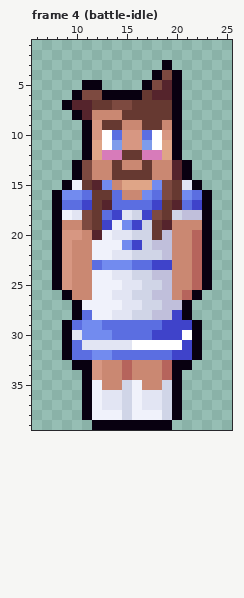
File history of a pixel-art file, Assets/Game/Art/Aseprite/Characters/H-bomb.aseprite. That is the earlier state.
40x40 pixels, 5 frames. Colours within 5 levels of each other are drawn and written as one. Shown: frame 4 (battle-idle): x 6..25, y 1..39. The commit also changed other frames, which this record leaves out.
After the commit:
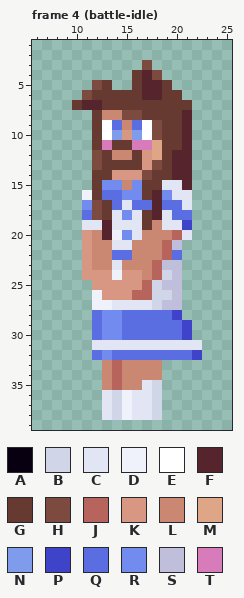
Palette (. is transparent): A #080010  B #d0d5e7  C #e2e5f3  D #f0f2fb  E #ffffff  F #55242c  G #663931  H #7d4a40  J #b6645c  K #d79782  L #ca8872  M #dfa587  N #7e9ceb  P #3f43ca  Q #5b6ee1  R #728bef  S #c0bfdb  T #d77bba
The author wrote: updated hbomb idle battle sprite
The edit:
Changed rows in their new state; - is an unchanged pixel.
Frame 4 (battle-idle):
first column x 8:
 3 ---------H-.----
 4 --------GFH..---
 5 ---.HG--GFFG.---
 6 --.-GGGGGF-GG---
 7 -.G-F-GG----GG--
 8 --..G--HH---GF--
 9 ---.GEQ-QEHGGF--
10 ---.G-N-NEHGGF--
11 ---.GTGGTTMGGF--
12 ---.HGLL-KMGFF--
13 --..HG-GGKHG-F--
14 --..GGKKKHGG-F--
15 -...G-RLRGGCCF.-
16 ...D-Q-RRGFRCC..
17 ...RHG-C--FQQC..
18 ...QHGCRCGFCQQ..
19 ...CCFCCCGLCCP..
20 ...KLFDRCLLLJC..
21 ...KLLCCLLLJS...
22 ...KLLQQLLLJQ...
23 ...KLLCLLLJSS...
24 ...KKKDKKLJBS...
25 ....KKKKKJ--S...
26 -...-KKKJJBBS..-
27 --..--C--C---.--
28 --..QRRQQQQQ-.--
29 -...QRR----QQ-.-
30 -...Q-R---QQQP.-
31 -...----CCCCCCC-
32 -...Q-------QQP-
33 --...-JL---...--
34 ---..-JL---..---
35 ---..-JLLCB..---
36 ---..-BDC-B..---
37 ---..-BDC-B..---
38 ---..CBDCCB..---
39 ----........----
